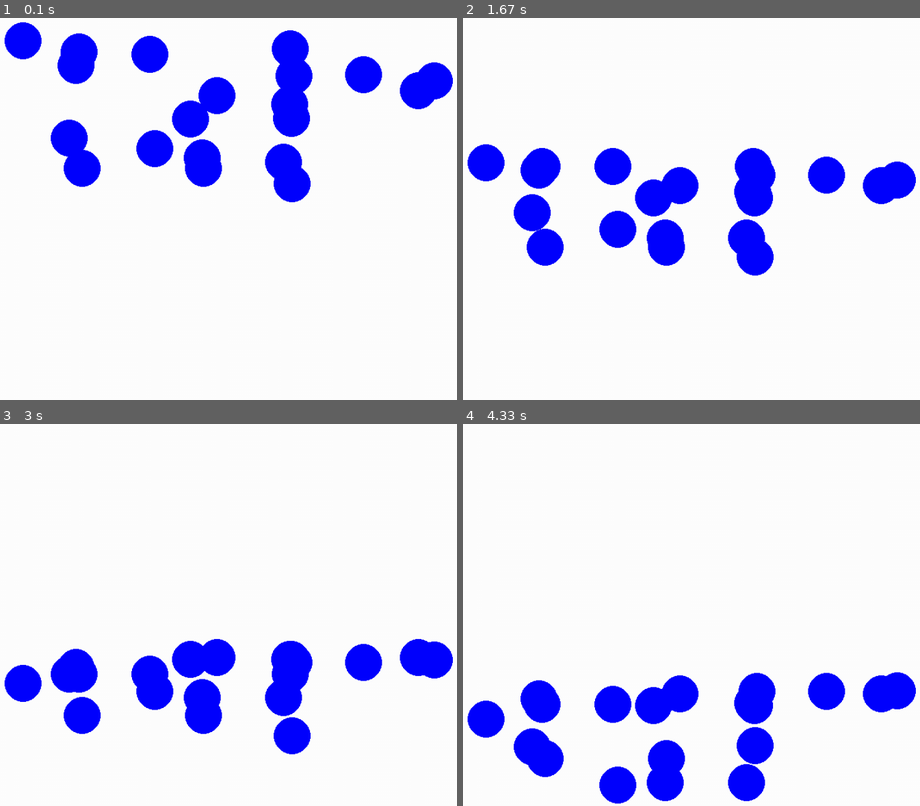
Above: before the commit, frames 1-4 (two rows, left to right).
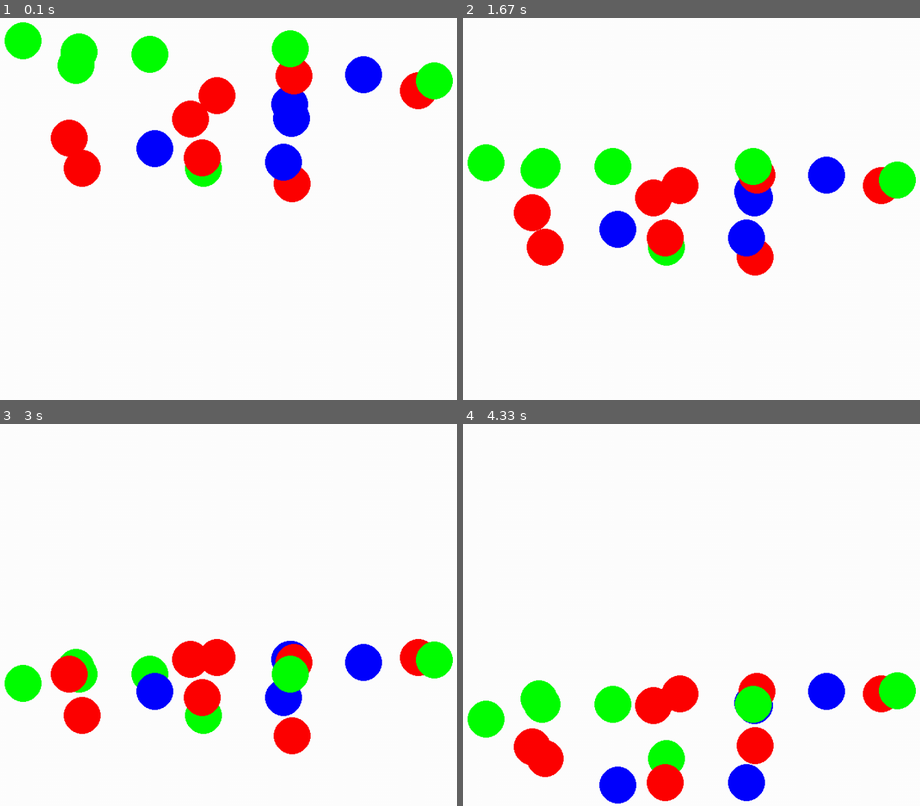
Above: after the commit, the same moments.

Repository: Sujal-Gaha/learn-python
Game: pygame game, started from pygame_projects/bouncing_ball.py
The game is run twice, just before and just after one commit, with the same random seed, the same clock (stepped at 60 frames per second) and the same inputs.
Inputs:
- Up to frame 1 (0.1 s): no input
- Up to frame 2 (1.67 s): no input
- Up to frame 3 (3 s): no input
- Up to frame 4 (4.33 s): no input

The runs differ from the first frame. In frame 1, 8.1% of the frame differs, in the area x 0-100%, y 1-49%; in frame 2, 7.5%; in frame 3, 7.2%; in frame 4, 7.8%.

Commit message:
added the line where the balls would get random colors cause I forgot it

Diff:
--- a/pygame_projects/bouncing_ball.py
+++ b/pygame_projects/bouncing_ball.py
@@ -41,7 +41,7 @@
                 self.velocity = 0
 
     def draw(self):
-        pygame.draw.circle(screen, BLUE, (self.x, self.y), self.radius, 0)
+        pygame.draw.circle(screen, self.color, (self.x, self.y), self.radius, 0)
 
 balls = [
      Ball(
